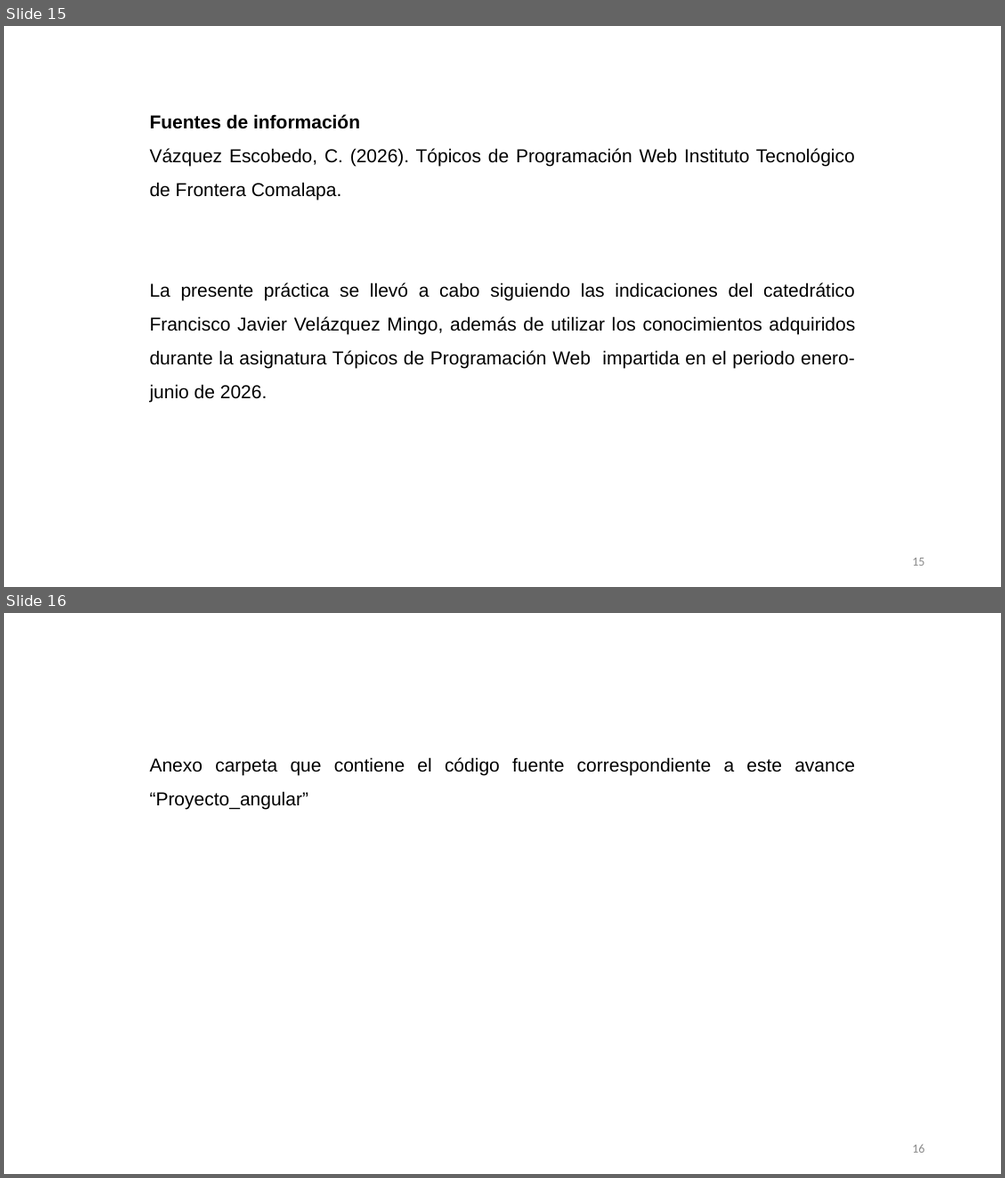
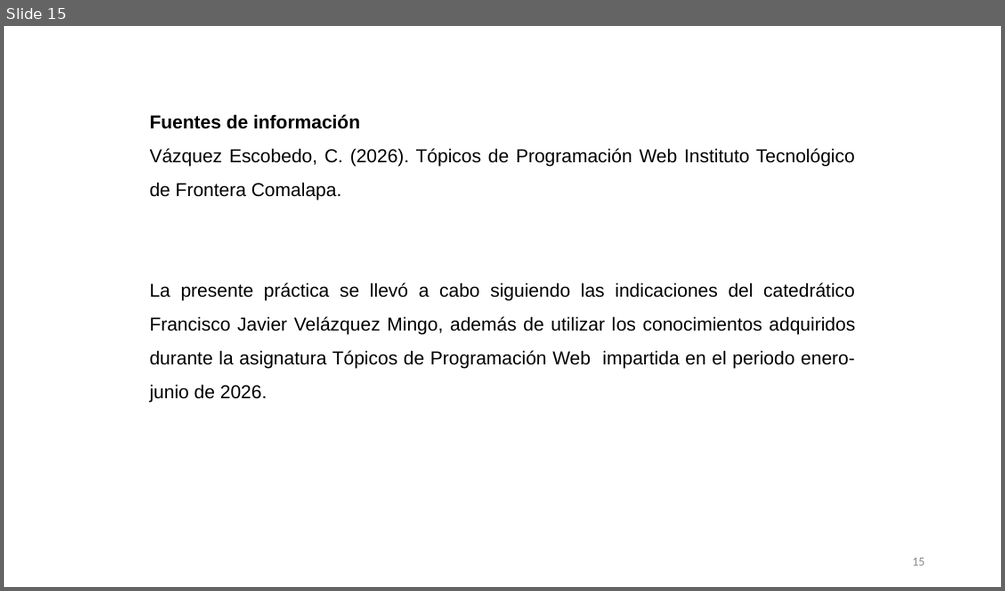
Before and after one commit to yoselinescobedolopez/PW-Tema-5, a slide deck: Actividad5.3Banco de ejercicios_YoselinEscobedo_PW_8ISCM.pptx. Shown one above the other, each under a label of ours: slides 15 and 16 before the commit, slide 15 after it. The pictures are 1005x1178 and 1005x591 pixels, drawn with LibreOffice and Linux fonts; fonts in the diff are those of the drawing. Boxes give left, top, right and bottom in pixels: in the first picture for what was removed or moved away, otherwise in the second. Text is boxed around its words. In the diff, an @@ line names an element or a change of style, - is before the commit and + after.

```diff
--- a/Actividad5.3Banco de ejercicios_YoselinEscobedo_PW_8ISCM.pptx
+++ b/Actividad5.3Banco de ejercicios_YoselinEscobedo_PW_8ISCM.pptx
@@ slide 16 removed at bbox=[4, 613, 1001, 1174], background #FFFFFF @@
@@ text removed at bbox=[150, 757, 855, 810] @@
-Anexo carpeta que contiene el código fuente correspondiente a este avance “Proyecto_angular”
@@ page number removed at bbox=[912, 1144, 924, 1152] @@
-16
```
Also in this commit, not shown: 1 slide added, 1 other file.
